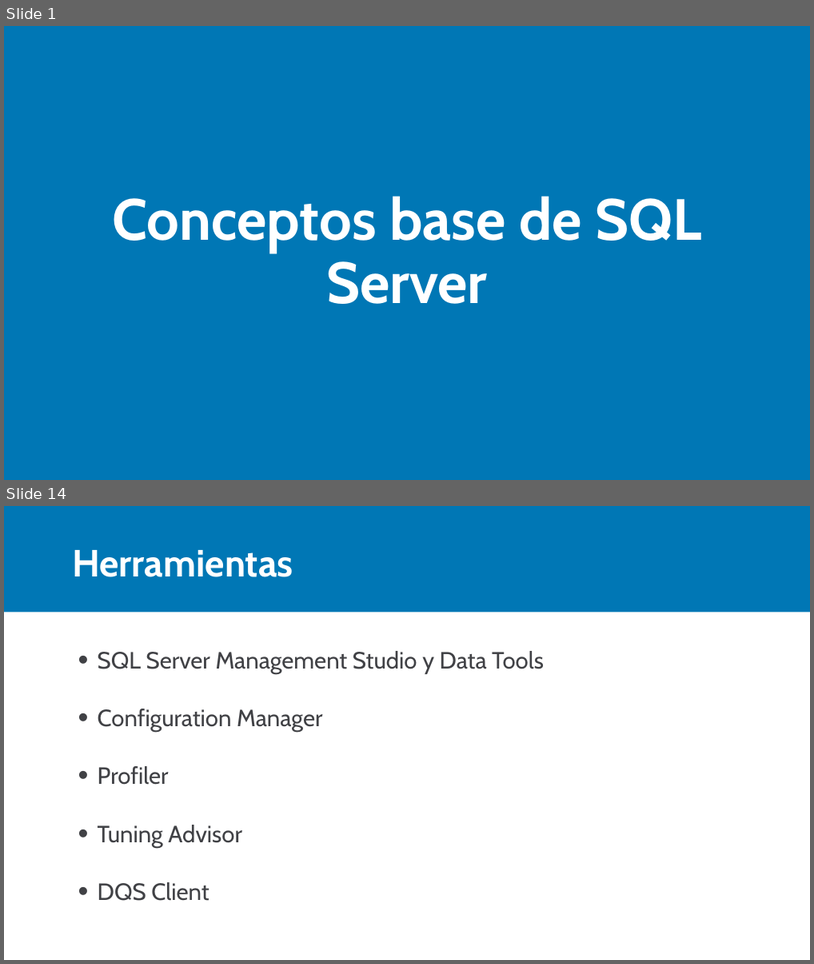
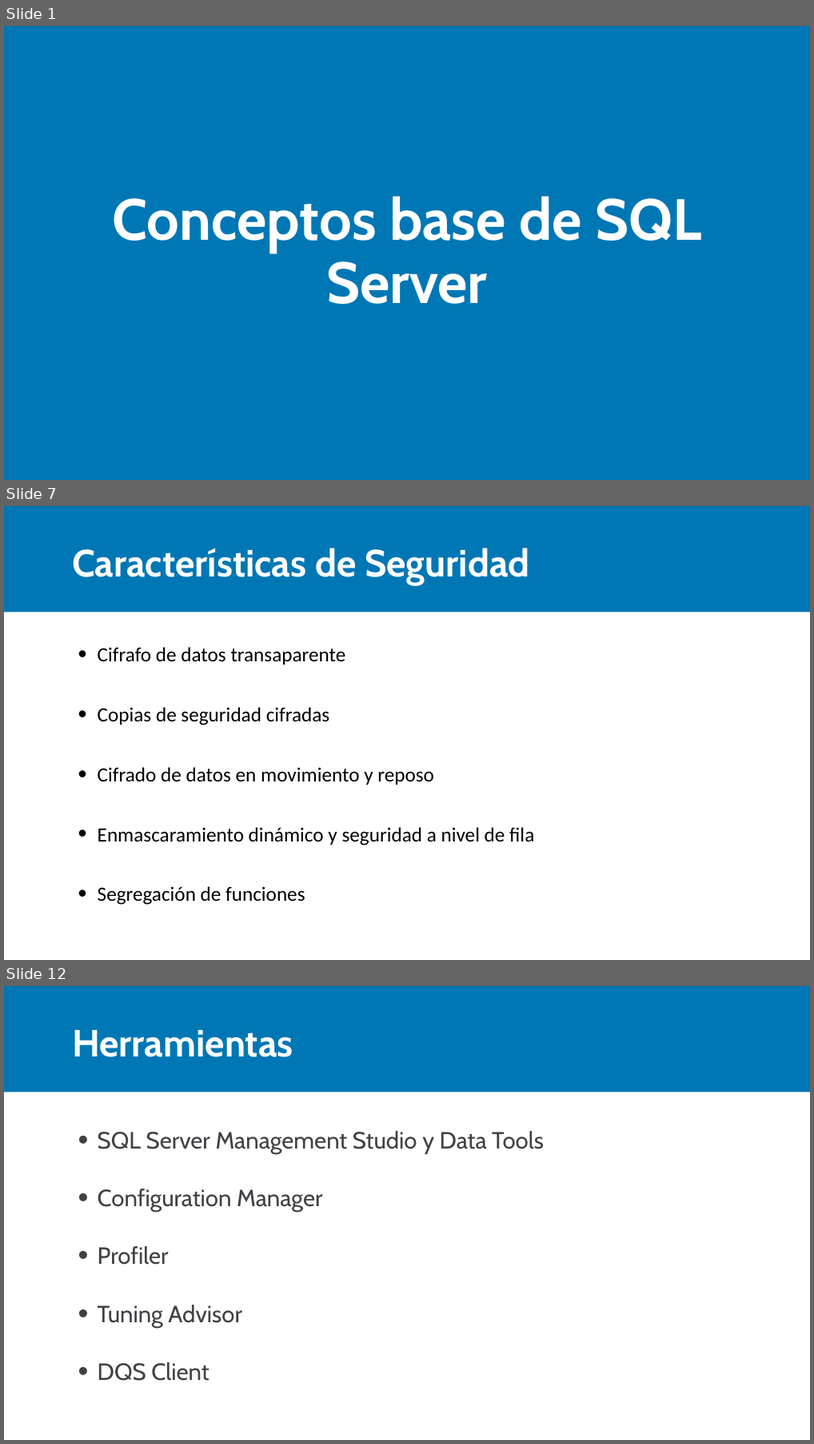
Before and after one commit to Camilo193/SQL, a slide deck: 01_Uso de objetos Nativos/01_Conociendo a SQL Server/Conceptos base.pptx. Shown one above the other, each under a label of ours: slides 1 and 14 before the commit, slides 1, 7 and 12 after it; the slides between them are not shown. The pictures are 814x964 and 814x1444 pixels, drawn with LibreOffice and Linux fonts; fonts in the diff are those of the drawing. Boxes give left, top, right and bottom in pixels: in the first picture for what was removed or moved away, otherwise in the second. Text is boxed around its words. In the diff, an @@ line names an element or a change of style, - is before the commit and + after.

```diff
--- a/01_Uso de objetos Nativos/01_Conociendo a SQL Server/Conceptos base.pptx
+++ b/01_Uso de objetos Nativos/01_Conociendo a SQL Server/Conceptos base.pptx
@@ slide 7 added at [4, 506, 810, 960], background #FFFFFF; not listed: 1 template element that a slide beside it also shows @@
@@ title added at [72, 548, 530, 585], 45 pt, text #FFFFFF, bold @@
+Características de Seguridad
@@ text added at [98, 647, 534, 904], 24 pt, text #000000 @@
+  • Cifrafo de datos transaparente
+  • Copias de seguridad cifradas
+  • Cifrado de datos en movimiento y reposo
+  • Enmascaramiento dinámico y seguridad a nivel de fila
+  • Segregación de funciones
@@ what was slide 14 is now slide 12 @@
```
Also in this commit, not shown: 3 slides changed, 6 other slides added, 9 slides removed.
